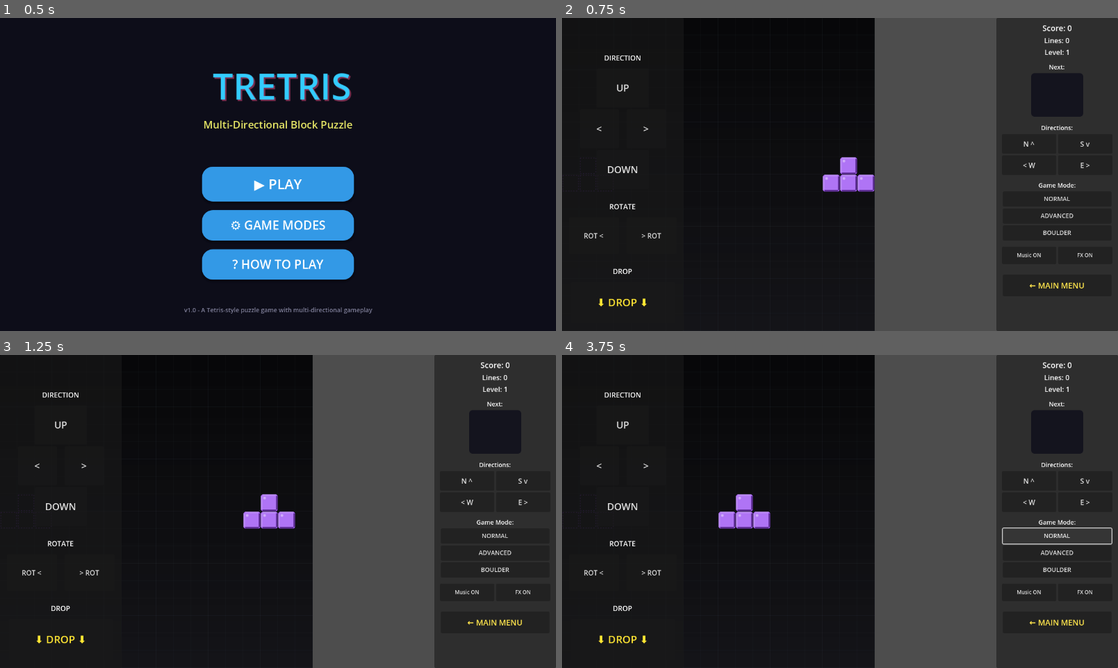
Above: before the commit, frames 1-4 (two rows, left to right).
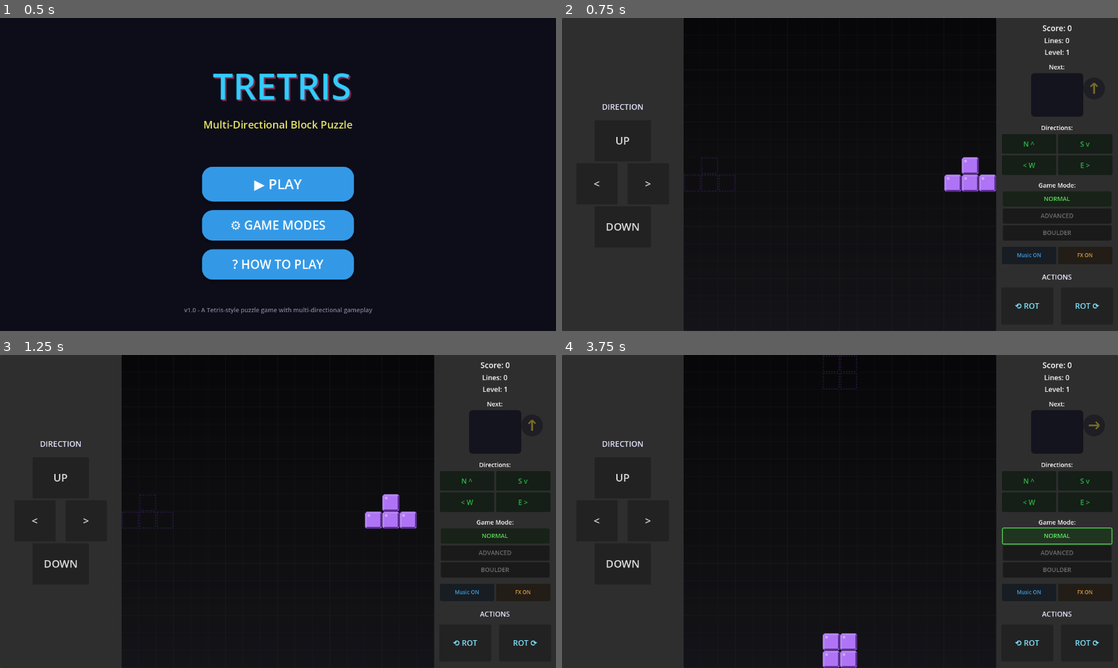
Above: after the commit, the same moments.

Repository: afotav-ship-it/tretris
Game: Godot game, scene res://scenes/main_menu.tscn
The game is run twice, just before and just after one commit, with the same random seed, the same clock (stepped at 60 frames per second) and the same inputs.
Inputs (mouse positions are in pixels of both pictures, inside the frame that each line leads up to):
- Up to frame 1 (0.5 s): no input
- Up to frame 2 (0.75 s): click "▶ PLAY" at 0.5 s
- Up to frame 3 (1.25 s): no input
- Up to frame 4 (3.75 s): click "ROT <" (after the commit: "⟲ ROT") at 1.25 s; click "> ROT" (after the commit: "ROT ⟳") at 2 s; click (623, 639) at 2.75 s, where only the run before the commit has a clickable "⬇ DROP ⬇"; click "NORMAL" at 3.5 s

Frame 1 is identical in both runs. In frame 2, 31% of the frame differs, in the area x 0-97%, y 0-100%; in frame 3, 31%; in frame 4, 32%, in the area x 0-99%, y 0-100%.
Error before the commit: Parse Error: Unrecognized annotation: "@ontml". (res://scripts/ui.gd:42)

Commit message:
Reorganize control panels - move rotate and drop buttons to right panel
Co-authored-by: afotav-ship-it <231927134+afotav-ship-it@users.noreply.github.com>

Diff:
--- a/godot-ios/scenes/game.tscn
+++ b/godot-ios/scenes/game.tscn
@@ -39,26 +39,27 @@
 
 [node name="VBox" type="VBoxContainer" parent="UI/ControlPanel"]
 offset_left = 15.0
-offset_top = 80.0
+offset_top = 150.0
 offset_right = 265.0
-offset_bottom = 640.0
+offset_bottom = 570.0
 alignment = 1
 
 [node name="DPadLabel" type="Label" parent="UI/ControlPanel/VBox"]
 layout_mode = 2
-theme_override_font_sizes/font_size = 16
+theme_override_font_sizes/font_size = 18
+theme_override_colors/font_color = Color(0.9, 0.9, 1, 1)
 text = "DIRECTION"
 horizontal_alignment = 1
 
 [node name="Spacer1" type="Control" parent="UI/ControlPanel/VBox"]
-custom_minimum_size = Vector2(0, 5)
+custom_minimum_size = Vector2(0, 10)
 layout_mode = 2
 
 [node name="BtnMoveUp" type="Button" parent="UI/ControlPanel/VBox"]
-custom_minimum_size = Vector2(120, 90)
-layout_mode = 2
-size_flags_horizontal = 4
-theme_override_font_sizes/font_size = 22
+custom_minimum_size = Vector2(130, 95)
+layout_mode = 2
+size_flags_horizontal = 4
+theme_override_font_sizes/font_size = 24
 text = "UP"
 
 [node name="MoveRow" type="HBoxContainer" parent="UI/ControlPanel/VBox"]
@@ -67,84 +68,27 @@
 alignment = 1
 
 [node name="BtnMoveLeft" type="Button" parent="UI/ControlPanel/VBox/MoveRow"]
-custom_minimum_size = Vector2(90, 90)
-layout_mode = 2
-theme_override_font_sizes/font_size = 22
+custom_minimum_size = Vector2(95, 95)
+layout_mode = 2
+theme_override_font_sizes/font_size = 24
 text = "<"
 
 [node name="Spacer" type="Control" parent="UI/ControlPanel/VBox/MoveRow"]
-custom_minimum_size = Vector2(10, 0)
+custom_minimum_size = Vector2(15, 0)
 layout_mode = 2
 
 [node name="BtnMoveRight" type="Button" parent="UI/ControlPanel/VBox/MoveRow"]
-custom_minimum_size = Vector2(90, 90)
-layout_mode = 2
-theme_override_font_sizes/font_size = 22
+custom_minimum_size = Vector2(95, 95)
+layout_mode = 2
+theme_override_font_sizes/font_size = 24
 text = ">"
 
 [node name="BtnMoveDown" type="Button" parent="UI/ControlPanel/VBox"]
-custom_minimum_size = Vector2(120, 90)
-layout_mode = 2
-size_flags_horizontal = 4
-theme_override_font_sizes/font_size = 22
+custom_minimum_size = Vector2(130, 95)
+layout_mode = 2
+size_flags_horizontal = 4
+theme_override_font_sizes/font_size = 24
 text = "DOWN"
-
-[node name="Spacer2" type="Control" parent="UI/ControlPanel/VBox"]
-custom_minimum_size = Vector2(0, 20)
-layout_mode = 2
-
-[node name="RotateLabel" type="Label" parent="UI/ControlPanel/VBox"]
-layout_mode = 2
-theme_override_font_sizes/font_size = 16
-text = "ROTATE"
-horizontal_alignment = 1
-
-[node name="Spacer2b" type="Control" parent="UI/ControlPanel/VBox"]
-custom_minimum_size = Vector2(0, 5)
-layout_mode = 2
-
-[node name="RotateRow" type="HBoxContainer" parent="UI/ControlPanel/VBox"]
-layout_mode = 2
-size_flags_horizontal = 4
-alignment = 1
-
-[node name="BtnRotateLeft" type="Button" parent="UI/ControlPanel/VBox/RotateRow"]
-custom_minimum_size = Vector2(115, 85)
-layout_mode = 2
-theme_override_font_sizes/font_size = 16
-text = "ROT <"
-
-[node name="Spacer" type="Control" parent="UI/ControlPanel/VBox/RotateRow"]
-custom_minimum_size = Vector2(10, 0)
-layout_mode = 2
-
-[node name="BtnRotateRight" type="Button" parent="UI/ControlPanel/VBox/RotateRow"]
-custom_minimum_size = Vector2(115, 85)
-layout_mode = 2
-theme_override_font_sizes/font_size = 16
-text = "> ROT"
-
-[node name="Spacer3" type="Control" parent="UI/ControlPanel/VBox"]
-custom_minimum_size = Vector2(0, 20)
-layout_mode = 2
-
-[node name="DropLabel" type="Label" parent="UI/ControlPanel/VBox"]
-layout_mode = 2
-theme_override_font_sizes/font_size = 16
-text = "DROP"
-horizontal_alignment = 1
-
-[node name="Spacer3b" type="Control" parent="UI/ControlPanel/VBox"]
-custom_minimum_size = Vector2(0, 5)
-layout_mode = 2
-
-[node name="BtnDropCtrl" type="Button" parent="UI/ControlPanel/VBox"]
-custom_minimum_size = Vector2(240, 95)
-layout_mode = 2
-size_flags_horizontal = 4
-theme_override_font_sizes/font_size = 24
-theme_override_colors/font_color = Color(1, 0.9, 0.2, 1)
-text = "⬇ DROP ⬇"
 
 [node name="MenuPanel" type="Panel" parent="UI"]
 custom_minimum_size = Vector2(280, 720)
@@ -284,8 +228,54 @@
 text = "FX ON"
 
 [node name="Spacer5" type="Control" parent="UI/MenuPanel/VBox"]
-custom_minimum_size = Vector2(0, 6)
-layout_mode = 2
+custom_minimum_size = Vector2(0, 10)
+layout_mode = 2
+
+[node name="ActionsLabel" type="Label" parent="UI/MenuPanel/VBox"]
+layout_mode = 2
+theme_override_font_sizes/font_size = 16
+theme_override_colors/font_color = Color(0.9, 0.9, 1, 1)
+text = "ACTIONS"
+horizontal_alignment = 1
+
+[node name="Spacer5b" type="Control" parent="UI/MenuPanel/VBox"]
+custom_minimum_size = Vector2(0, 5)
+layout_mode = 2
+
+[node name="RotateRow" type="HBoxContainer" parent="UI/MenuPanel/VBox"]
+layout_mode = 2
+size_flags_horizontal = 4
+alignment = 1
+
+[node name="BtnRotateLeft" type="Button" parent="UI/MenuPanel/VBox/RotateRow"]
+custom_minimum_size = Vector2(120, 85)
+layout_mode = 2
+theme_override_font_sizes/font_size = 18
+theme_override_colors/font_color = Color(0.5, 0.9, 1, 1)
+text = "⟲ ROT"
+
+[node name="Spacer" type="Control" parent="UI/MenuPanel/VBox/RotateRow"]
+custom_minimum_size = Vector2(10, 0)
+layout_mode = 2
+
+[node name="BtnRotateRight" type="Button" parent="UI/MenuPanel/VBox/RotateRow"]
+custom_minimum_size = Vector2(120, 85)
+layout_mode = 2
+theme_override_font_sizes/font_size = 18
+theme_override_colors/font_color = Color(0.5, 0.9, 1, 1)
+text = "ROT ⟳"
+
+[node name="Spacer5c" type="Control" parent="UI/MenuPanel/VBox"]
+custom_minimum_size = Vector2(0, 10)
+layout_mode = 2
+
+[node name="BtnDropCtrl" type="Button" parent="UI/MenuPanel/VBox"]
+custom_minimum_size = Vector2(250, 95)
+layout_mode = 2
+size_flags_horizontal = 4
+theme_override_font_sizes/font_size = 28
+theme_override_colors/font_color = Color(1, 0.9, 0.2, 1)
+text = "⬇ DROP ⬇"
 
 [node name="BtnDrop" type="Button" parent="UI/MenuPanel/VBox"]
 visible = false
--- a/godot-ios/scripts/ui.gd
+++ b/godot-ios/scripts/ui.gd
@@ -39,9 +39,9 @@
 @onready var btn_move_down: Button = $ControlPanel/VBox/BtnMoveDown
 @onready var btn_move_left: Button = $ControlPanel/VBox/MoveRow/BtnMoveLeft
 @onready var btn_move_right: Button = $ControlPanel/VBox/MoveRow/BtnMoveRight
-@ontml:parameter name="btn_drop_ctrl: Button = $ControlPanel/VBox/BtnDropCtrl
-@onready var btn_rotate_left: Button = $ControlPanel/VBox/RotateRow/BtnRotateLeft
-@onready var btn_rotate_right: Button = $ControlPanel/VBox/RotateRow/BtnRotateRight
+@onready var btn_drop_ctrl: Button = $MenuPanel/VBox/BtnDropCtrl
+@onready var btn_rotate_left: Button = $MenuPanel/VBox/RotateRow/BtnRotateLeft
+@onready var btn_rotate_right: Button = $MenuPanel/VBox/RotateRow/BtnRotateRight
 
 # Game over overlay
 @onready var game_over_overlay: ColorRect = $"../GameOverOverlay"
@@ -251,18 +251,8 @@
 
 
 func _apply_button_icons() -> void:
-	# Apply icons to control panel buttons with centered alignment
-	var buttons := [btn_move_up, btn_move_down, btn_move_left, btn_move_right,
-					btn_drop_ctrl, btn_rotate_left, btn_rotate_right]
-	var icons := [icon_up, icon_down, icon_left, icon_right,
-				  icon_drop, icon_rotate_left, icon_rotate_right]
-
-	for i in range(buttons.size()):
-		var btn: Button = buttons[i]
-		btn.icon = icons[i]
-		btn.text = ""
-		btn.icon_alignment = HORIZONTAL_ALIGNMENT_CENTER
-		btn.expand_icon = true
+	# Icons disabled - using text labels for better visibility
+	pass
 
 
 func _setup_buttons() -> void:
